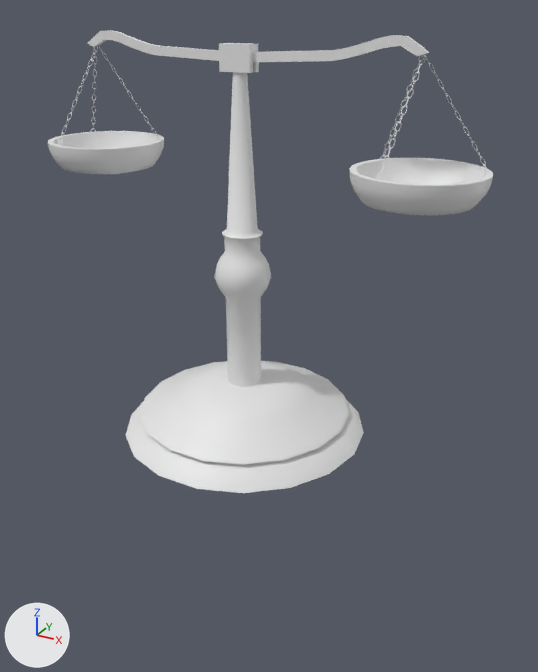
The FBX model Assets/ArtAssets/Props/Scale Blance.fbx: old version first, new version second.
Both versions are drawn from a 50 mm camera at (0.316, -0.527, 0.359) aimed at (0.021, 0.008, 0.091). The lights are fixed; the arrows at lower left show +X, +Y and +Z. Where no turn or scale is listed for an object, it has been applied to the vertices.
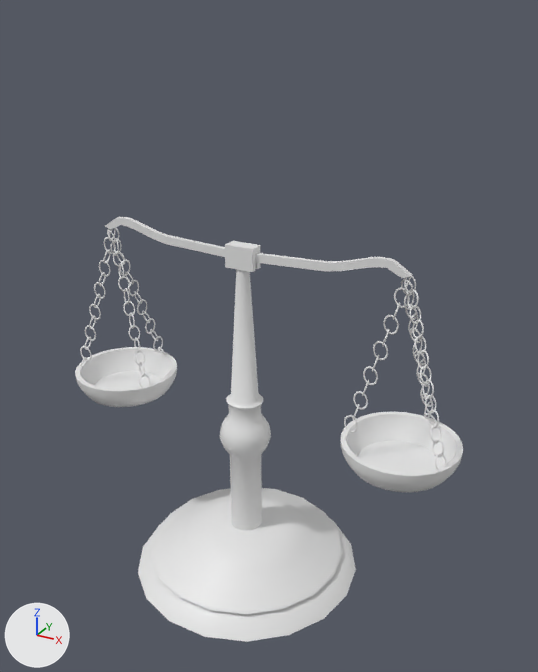
Commit message: Scale balance Fix

Boxes (x1, y1, x2, y2) around the edits, measured in the pictures (538 x 672 px):
'Cylinder006', moved: before (126, 72, 364, 493); after (138, 269, 356, 642)
'Box009', reshaped, moved (31% narrower, 67% shorter): before (48, 30, 493, 216); after (105, 217, 412, 278)
'Object002', added: after (341, 411, 463, 492)
'Object003', added: after (75, 347, 177, 407)
'Torus020', added: after (404, 276, 446, 470)
'Torus023', added: after (344, 277, 411, 440)
'Torus022', added: after (401, 279, 436, 423)
'Torus024', added: after (107, 228, 150, 388)
'Torus026', added: after (80, 228, 116, 367)
'Torus025', added: after (107, 230, 166, 355)
part 2 of me_mesh_001, cut back: before (48, 30, 493, 216); after (105, 217, 412, 278)

The edits, one by one:
me_mesh_001 is used by ob_box009; location (-0.001, 0.0, 0.315).
me_mesh_001 had 26080 vertices, 52004 faces and spanned x -0.19..0.202, y -0.051..0.051, z -0.089..0.028.
me_mesh_001 now has 184 vertices, 180 faces and spans x -0.15..0.15, y -0.007..0.007, z -0.014..0.014.
me_mesh_001 part 2: 26080 vertices removed from x -0.19..0.202, y -0.051..0.051, z -0.089..0.028; 184 vertices added at x -0.15..0.15, y -0.007..0.007, z -0.014..0.014.
me_mesh_001 part 3: the surface is now shaded flat.
me_mesh has 342 vertices, 680 faces and spans x -0.111..0.111, y -0.11..0.11, z 0.0..0.332.
me_mesh is used by ob_cylinder006; location (0.0, 0.0, 0.0).
me_mesh part 1: the whole mesh is moved by (0.0, 0.0, -0.166).
Mesh me_mesh_001_1 is new.
It has 3744 vertices, 3744 faces and spans x -0.0259..0.0259, y -0.0174..0.0174, z -0.0744..0.0744.
Mesh me_mesh_005 is new.
It has 3744 vertices, 3744 faces and spans x -0.022..0.021, y -0.015..0.015, z -0.076..0.076.
Mesh me_mesh_008 is new.
It has 3744 vertices, 3744 faces and spans x -0.014..0.014, y -0.025..0.025, z -0.075..0.075.
Mesh me_mesh_006 is new.
It has 384 vertices, 764 faces and spans x -0.0508..0.0508, y -0.0508..0.0508, z -0.0131..0.0131.
Object 'Box009' (ob_box009) moves from (-0.001, 0.0, 0.315) to (0.001, 0.0, 0.168).
Object 'Cylinder006' (ob_cylinder006) moves from (0.0, 0.0, 0.0) to (0.0, 0.0, 0.006).
Object 'Torus020' (ob_torus020) is new; it shows me_mesh_001_1.
Its location is (0.171, -0.01, 0.097).
Object 'Torus023' (ob_torus023) is new; it shows me_mesh_005.
Its location is (0.128, -0.005, 0.095).
Object 'Torus025' (ob_torus025) is new; it shows me_mesh_008.
Its location is (-0.137, 0.024, 0.094).
Object 'Torus024' (ob_torus024) is new; it shows a copy of me_mesh_001_1.
Its location is (-0.121, -0.01, 0.097).
Object 'Object003' (ob_object003) is new; it shows me_mesh_006.
Its location is (-0.139, 0.0, 0.012).
Object 'Torus022' (ob_torus022) is new; it shows a copy of me_mesh_008.
Its location is (0.155, 0.024, 0.094).
Object 'Object002' (ob_object002) is new; it shows a copy of me_mesh_006.
Its location is (0.152, 0.0, 0.012).
Object 'Torus026' (ob_torus026) is new; it shows a copy of me_mesh_005.
Its location is (-0.164, -0.005, 0.095).
